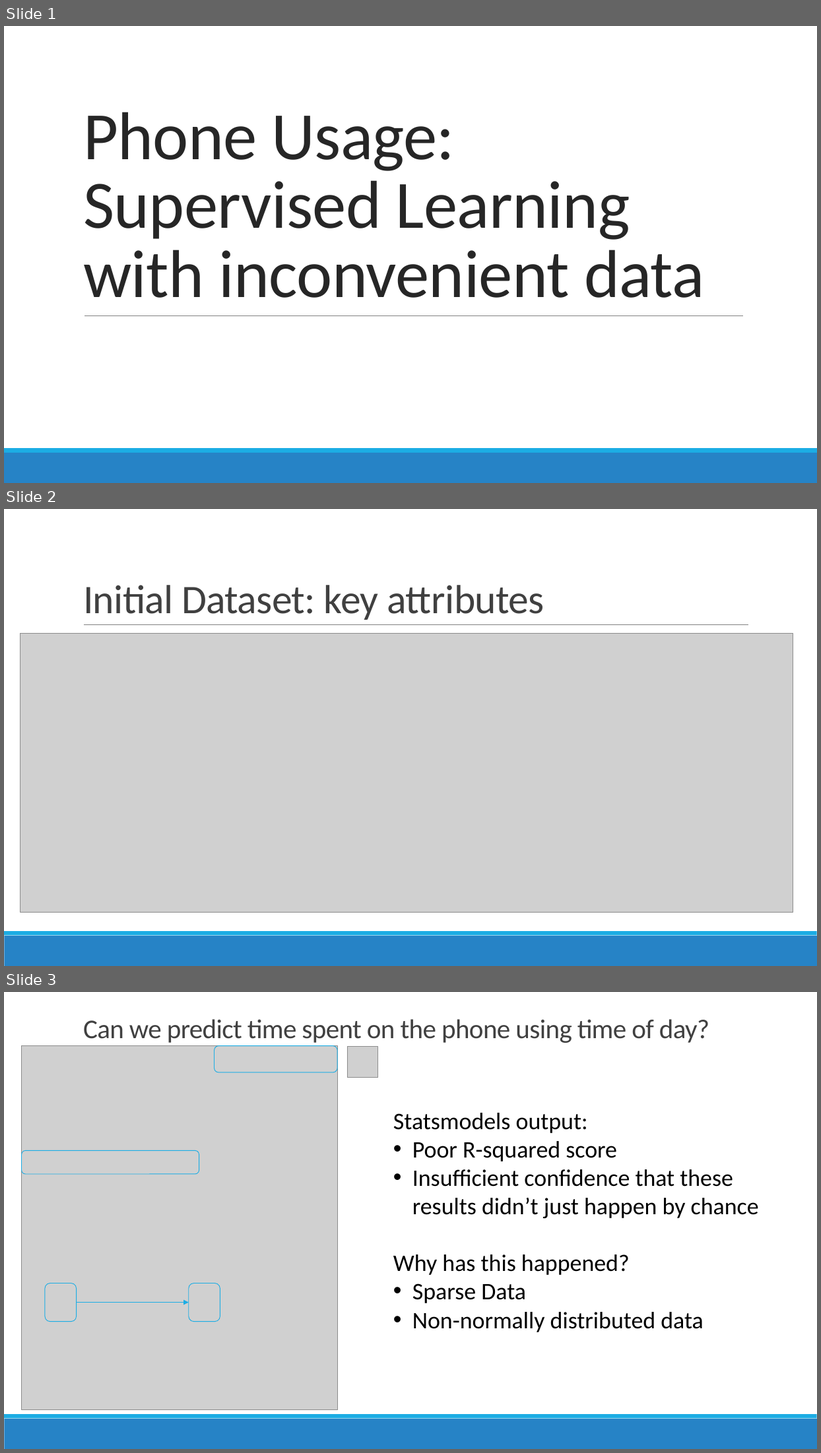
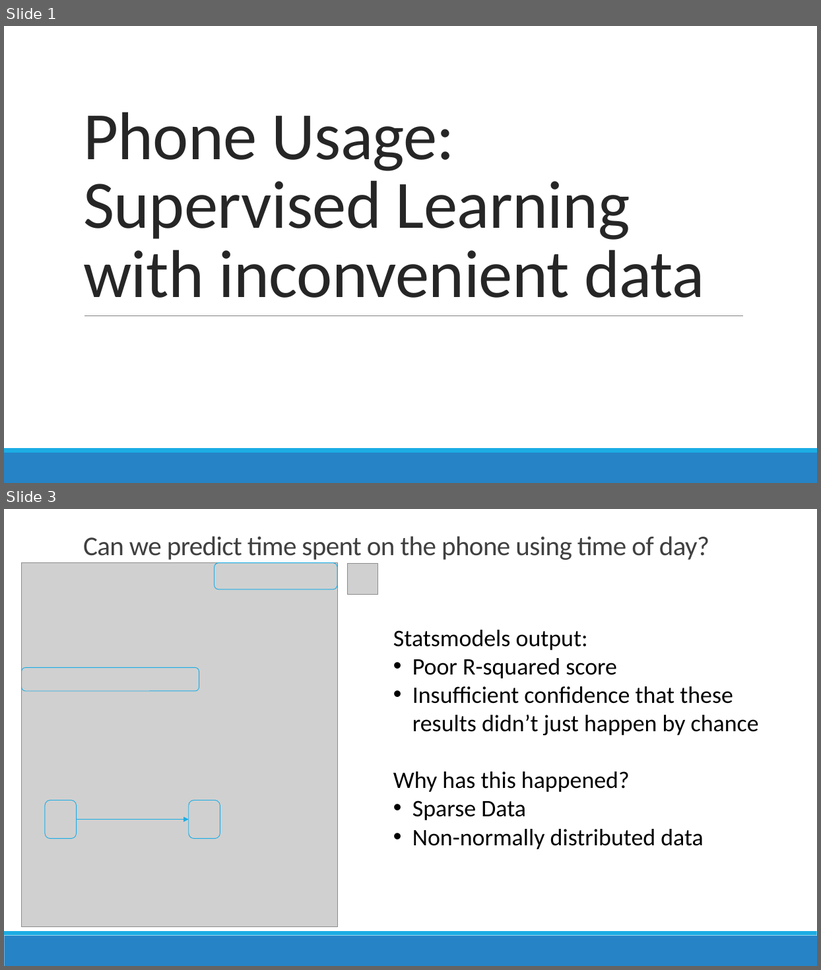
Before and after one commit to conditg/predicting-disruption, a slide deck: Capstone.pptx. Shown one above the other, each under a label of ours: slides 1, 2 and 3 before the commit, slides 1 and 3 after it; the slides between them are not shown. The pictures are 821x1453 and 821x970 pixels, drawn with LibreOffice and Linux fonts; fonts in the diff are those of the drawing; grey boxes stand for pictures. Boxes give left, top, right and bottom in pixels: in the first picture for what was removed or moved away, otherwise in the second. Text is boxed around its words. In the diff, an @@ line names an element or a change of style, - is before the commit and + after.

```diff
--- a/Capstone.pptx
+++ b/Capstone.pptx
@@ slide 2 removed at box(4, 509, 817, 966), background #FFFFFF; not listed: 2 template elements that a slide beside it also shows @@
@@ title removed at box(83, 585, 544, 620) @@
-Initial Dataset: key attributes
@@ line removed from (84, 625) to (748, 625) @@
@@ picture removed at box(20, 634, 793, 913) @@
```
Also in this commit, not shown: 2 slides changed, 5 slides added, 1 other slide removed, 2 other files.
